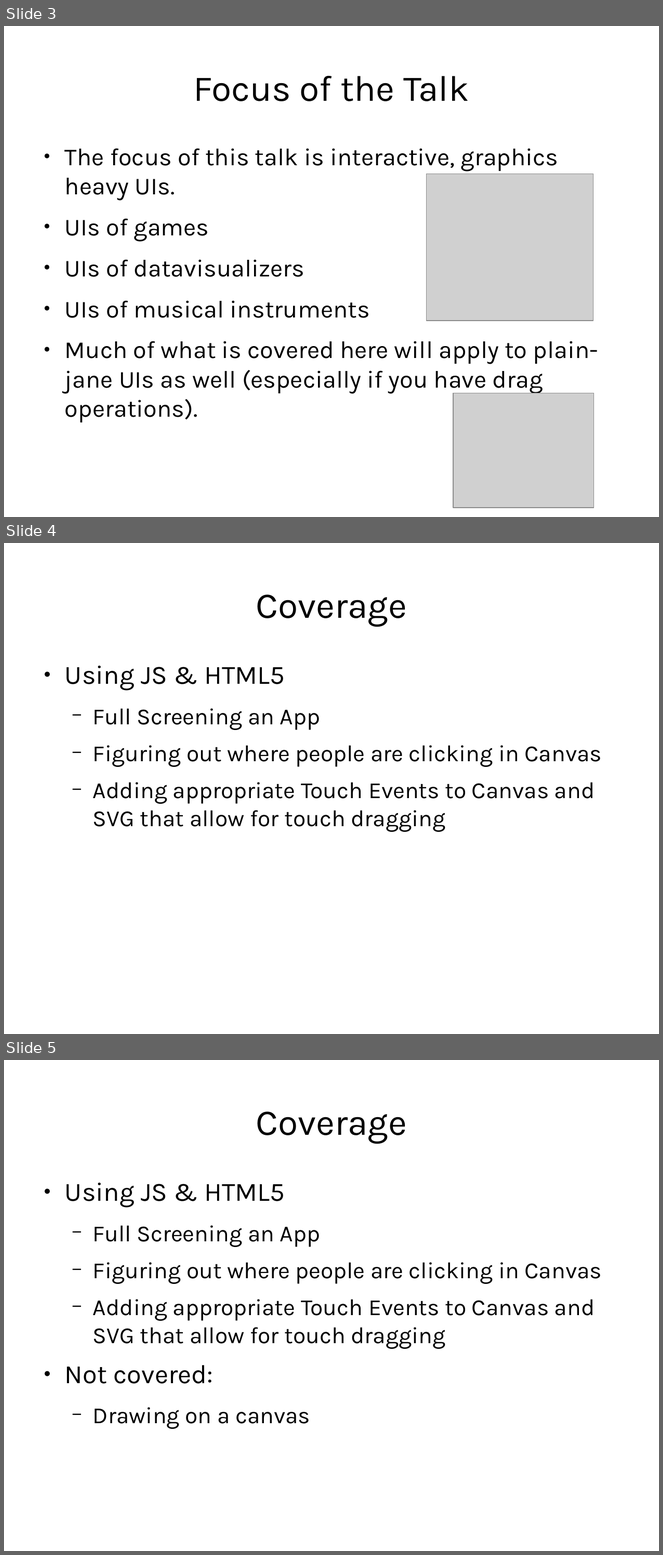
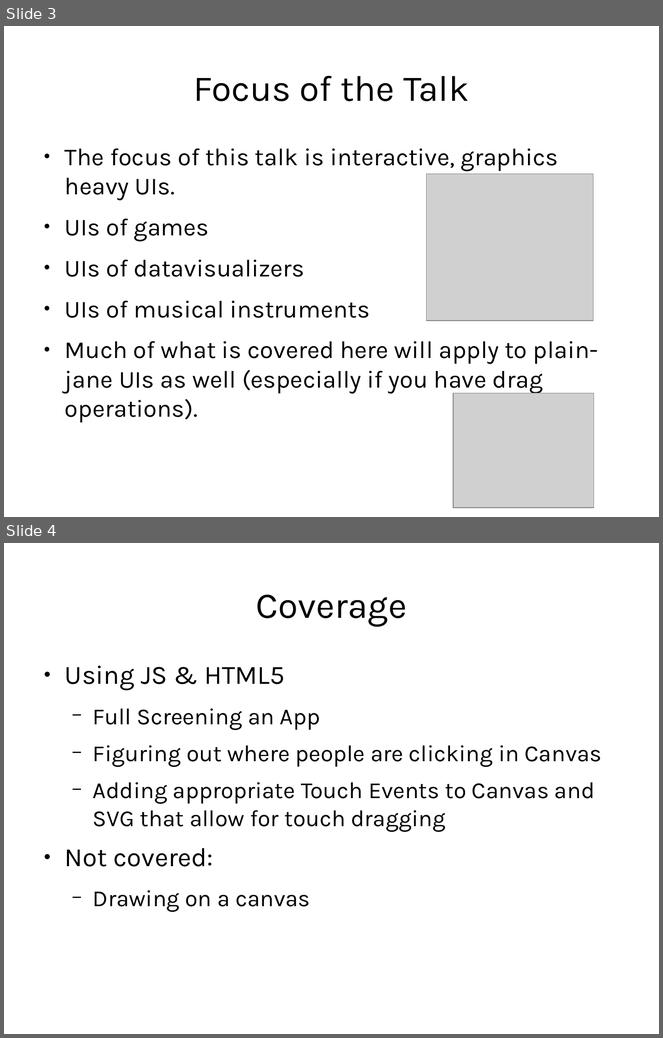
Before and after one commit to abramhindle/JS-Mobile-Touch-Canvas-Talk, a slide deck: canvas-talk.odp. Shown one above the other, each under a label of ours: slides 3, 4 and 5 before the commit, slides 3 and 4 after it. The pictures are 663x1555 and 663x1038 pixels, drawn with LibreOffice and Linux fonts; fonts in the diff are those of the drawing; grey boxes stand for pictures. Boxes give left, top, right and bottom in pixels: in the first picture for what was removed or moved away, otherwise in the second. Text is boxed around its words. In the diff, an @@ line names an element or a change of style, - is before the commit and + after.

```diff
--- a/canvas-talk.odp
+++ b/canvas-talk.odp
@@ slide 4 removed at (4, 543, 659, 1034), background #FFFFFF @@
@@ title removed at (256, 594, 407, 626) @@
-Coverage
@@ text removed at (65, 666, 602, 832) @@
-● Using JS & HTML5
-  − Full Screening an App
-  − Figuring out where people are clicking in Canvas
-  − Adding appropriate Touch Events to Canvas and SVG that allow for touch dragging
@@ what was slide 5 is now slide 4 @@
```
Also in this commit, not shown: 4 slides changed, 1 slide added, 1 other file.
